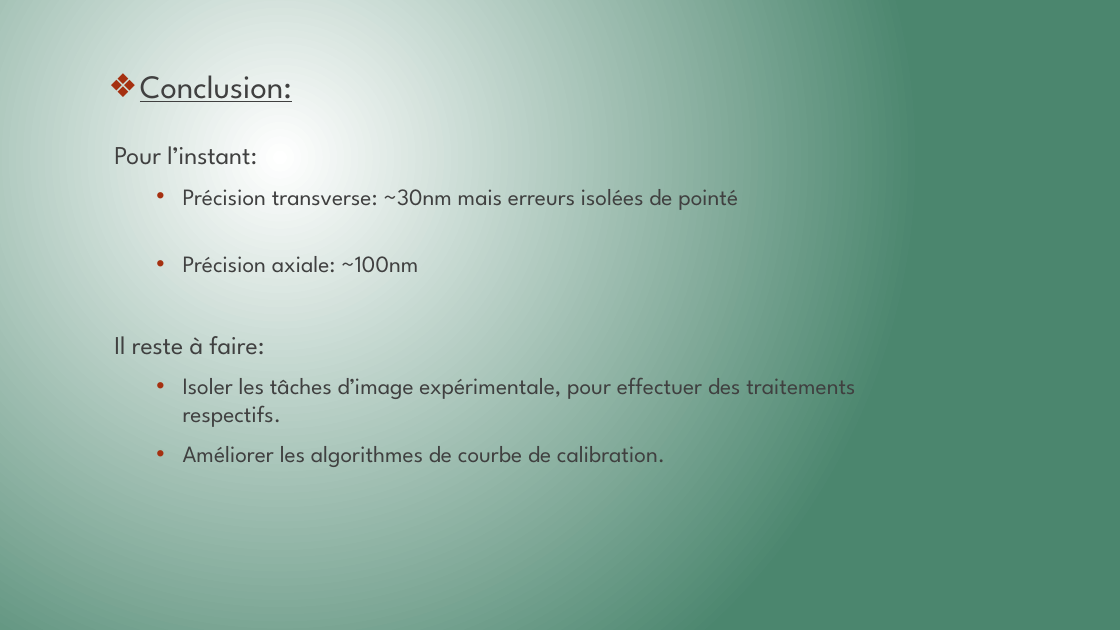
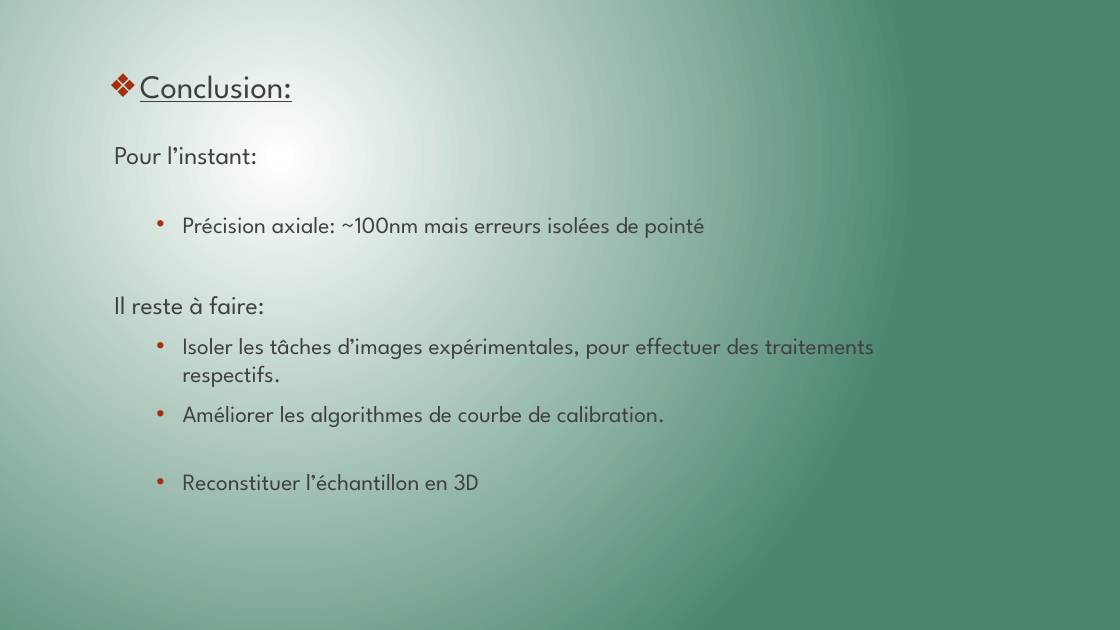
Before and after one commit to Killian-Herveau/PIMS, a slide deck: slide 22 of Pres_Avril/PresentationPIMSAvril.pptx (slide 23 before the commit). Drawn at 1120x630 pixels with LibreOffice and Linux fonts; fonts in the diff are those of the drawing. Boxes give left, top, right and bottom in pixels: in the first picture for what was removed or moved away, otherwise in the second. Text is boxed around its words. In the diff, an @@ line names an element or a change of style, - is before the commit and + after.

```diff
--- a/Pres_Avril/PresentationPIMSAvril.pptx
+++ b/Pres_Avril/PresentationPIMSAvril.pptx
@@ text at <box>183,217,705,238</box>: text changed @@
-  • Précision transverse: ~30nm mais erreurs isolées de pointé
-  • Précision axiale: ~100nm
+  • Précision axiale: ~100nm mais erreurs isolées de pointé
@@ text at <box>183,338,874,387</box>: text changed @@
-  • Isoler les tâches d’image expérimentale, pour effectuer des traitements respectifs.
+  • Isoler les tâches d’images expérimentales, pour effectuer des traitements respectifs.
@@ text at <box>183,474,479,490</box>: paragraph added @@
+  • Reconstituer l’échantillon en 3D
```
Also in this commit, not shown: 11 other slides changed, 1 slide removed.
